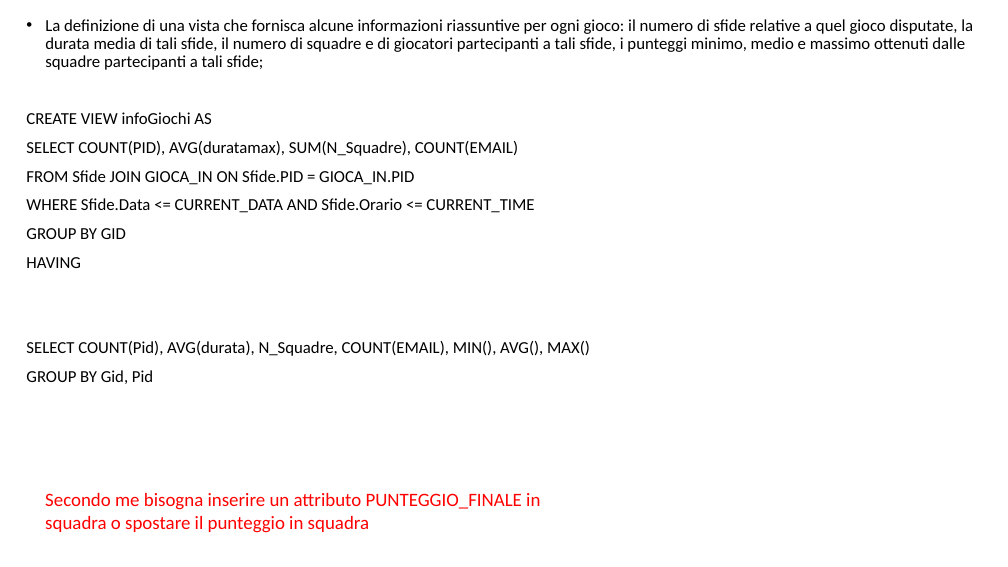
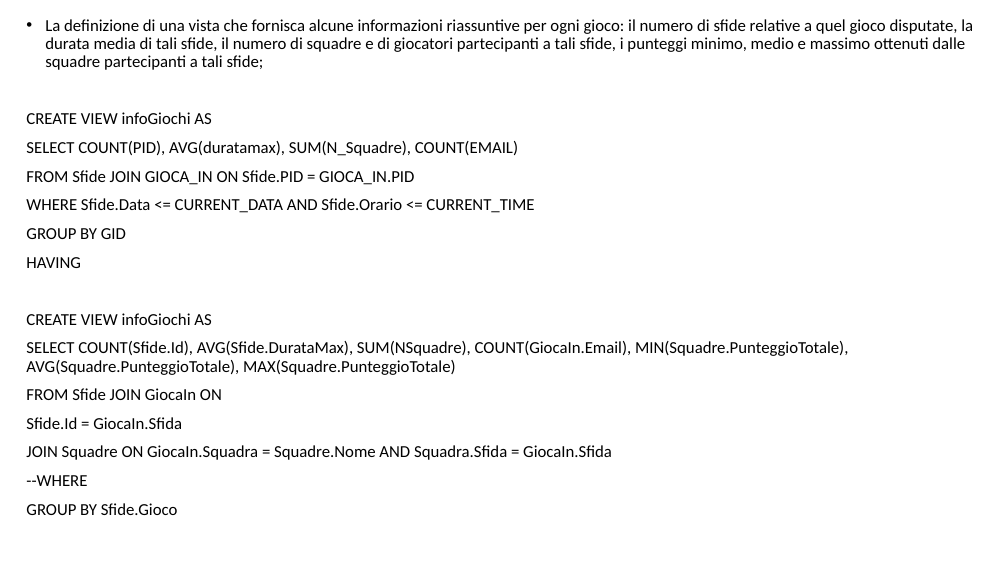
Before and after one commit to DavideGit-cs/BD_Progetto_Gruppo11, a slide deck: slide 18 of Vincoli_Domini_BDProgetto_finale.pptx. Drawn at 1008x567 pixels with LibreOffice and Linux fonts; fonts in the diff are those of the drawing. Boxes give left, top, right and bottom in pixels: in the first picture for what was removed or moved away, otherwise in the second. Text is boxed around its words. In the diff, an @@ line names an element or a change of style, - is before the commit and + after.

```diff
--- a/Vincoli_Domini_BDProgetto_finale.pptx
+++ b/Vincoli_Domini_BDProgetto_finale.pptx
@@ text at (26, 313, 848, 515): text changed @@
-SELECT COUNT(Pid), AVG(durata), N_Squadre, COUNT(EMAIL), MIN(), AVG(), MAX()
-GROUP BY Gid, Pid
+CREATE VIEW infoGiochi AS
+SELECT COUNT(Sfide.Id), AVG(Sfide.DurataMax), SUM(NSquadre), COUNT(GiocaIn.Email), MIN(Squadre.PunteggioTotale), AVG(Squadre.PunteggioTotale), MAX(Squadre.PunteggioTotale)
+FROM Sfide JOIN GiocaIn ON
+Sfide.Id = GiocaIn.Sfida
+JOIN Squadre ON GiocaIn.Squadra = Squadre.Nome AND Squadra.Sfida = GiocaIn.Sfida
+--WHERE
+GROUP BY Sfide.Gioco
@@ text removed at (45, 493, 540, 533) @@
-Secondo me bisogna inserire un attributo PUNTEGGIO_FINALE in squadra o spostare il punteggio in squadra
```
Also in this commit, not shown: 10 other slides changed, 1 other file.
